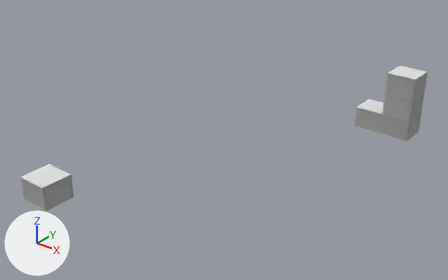
Renders of the glTF model www/models/lba1/iso_scenes/35.glb from each side of a commit.
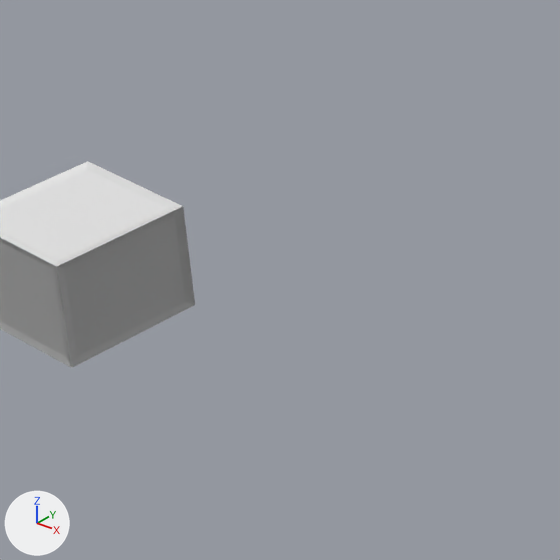
Each version is shown whole from a 50 mm camera at (74.18, -71.8, 19.19) aimed at (52.27, -44.41, 2.21), then close up on the part from 6% to 35% of the width and 45% to 91% of the height. Arrows for +X, +Y and +Z are at lower left; the lights stay in place. Materials are left out; every surface is plain grey. Where no turn or scale is listed for an object, it has been applied to the vertices.

Names of what the first close-up shows: 'textured_c25f708a'.
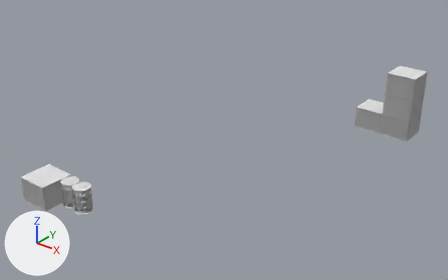
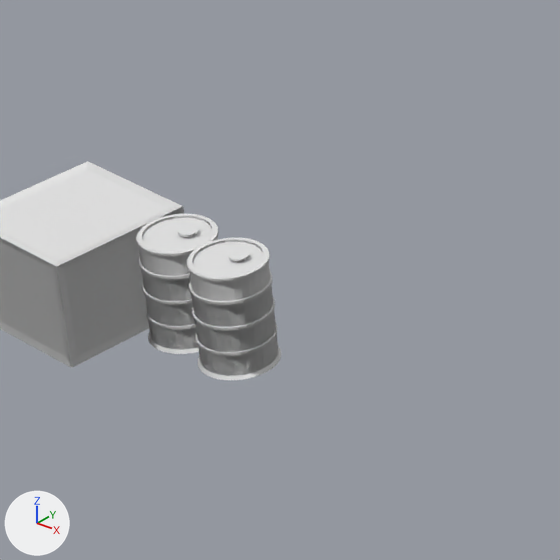
Patch to the scene script:
```diff
--- a/www/models/lba1/iso_scenes/35.glb.py
+++ b/www/models/lba1/iso_scenes/35.glb.py
@@ me_mesh_0_1 @@
+me_mesh_0_1.from_pydata(...)  # 1984 vertices, 3756 faces; spans x 47.97..50.03, y -54.03..-52.97, z 0.5..2.03
@@ ob_colored @@
+ob_colored = bpy.data.objects.new('colored', me_mesh_0_1)
+ob_colored.location = (0.0, 0.0, 0.0)
```

Pixel boxes [x1, y1, x2, y2] of what changed, in the close-ups (560 x 560 px):
'colored', added
    after: [136, 214, 281, 380]
